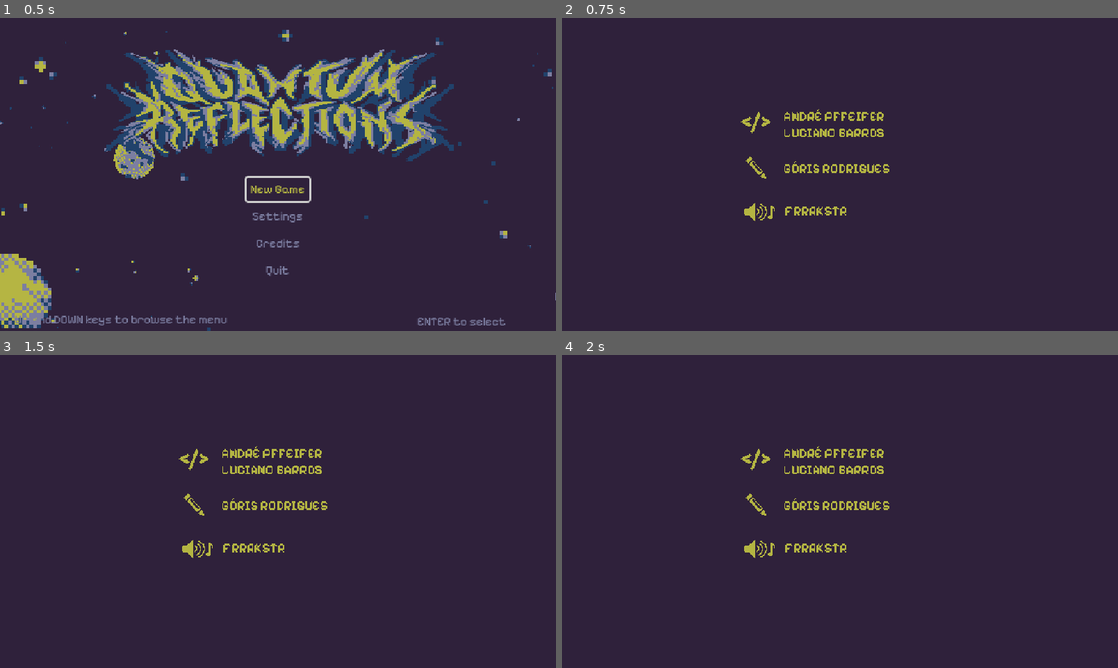
Above: before the commit, frames 1-4 (two rows, left to right).
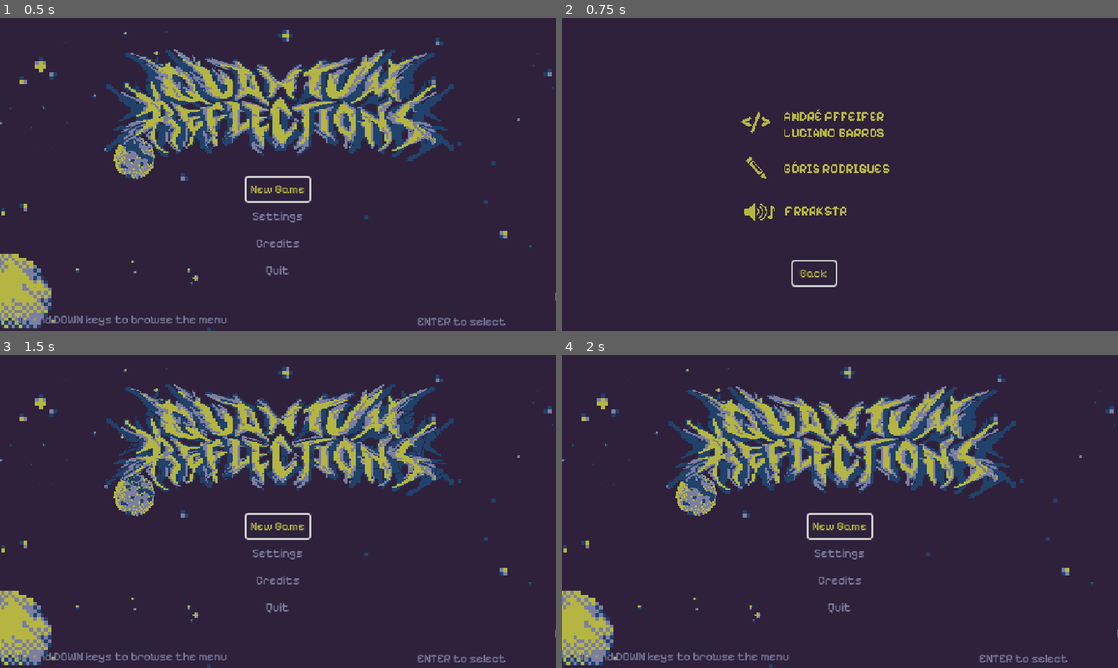
Above: after the commit, the same moments.

Repository: iparosds/Quantum-Reflections
Game: Godot game, scene res://scenes/menu.tscn
Two runs of this game, one before a commit and one after it. Both use one fixed random seed, a clock stepped at 60 frames per second and the inputs below.
Inputs (mouse positions are in pixels of both pictures, inside the frame that each line leads up to):
- Up to frame 1 (0.5 s): no input
- Up to frame 2 (0.75 s): click "Credits" at 0.5 s
- Up to frame 3 (1.5 s): click (250, 608) at 1.25 s, where only the run after the commit has a clickable "Back"
- Up to frame 4 (2 s): no input

Frame 1 is identical in both runs. In frame 2, 0.2% of the frame differs, in the area x 41-50%, y 77-86%; in frame 3, 18%; in frame 4, 18%, in the area x 0-100%, y 3-100%.

Commit message:
ajeitando creditos

Diff:
--- /dev/null
+++ b/scenes/creditos.gd
@@ -0,0 +1,13 @@
+extends Node2D
+
+@onready var back = $Back as Button
+
+func _ready():
+	back.grab_focus()
+
+func _on_back_pressed() -> void:
+	$select_sound.play()
+	get_tree().change_scene_to_file("res://scenes/menu.tscn")
+
+func _on_back_mouse_entered() -> void:
+	$down_sound.play()
--- a/scenes/creditos.tscn
+++ b/scenes/creditos.tscn
@@ -1,9 +1,14 @@
-[gd_scene load_steps=2 format=3 uid="uid://1xxwiwv6mkli"]
+[gd_scene load_steps=6 format=3 uid="uid://1xxwiwv6mkli"]
 
+[ext_resource type="Script" path="res://scenes/creditos.gd" id="1_72of5"]
 [ext_resource type="Texture2D" uid="uid://krnpsv5q7w60" path="res://assets/sprites/creditos2.png" id="1_ltvou"]
+[ext_resource type="FontFile" uid="uid://d3qxk71omhsy" path="res://assets/font/PixelifySans-VariableFont_wght.ttf" id="3_kuonx"]
+[ext_resource type="AudioStream" uid="uid://bnr2bup87a15w" path="res://assets/sounds/MENU SOUND - SELECT.wav" id="4_0k3em"]
+[ext_resource type="AudioStream" uid="uid://ttsymx30w523" path="res://assets/sounds/MENU SOUND - DOWN.wav" id="5_biifp"]
 
 [node name="Creditos" type="Node2D"]
 position = Vector2(515, 264)
+script = ExtResource("1_72of5")
 
 [node name="MarginContainer" type="MarginContainer" parent="."]
 anchors_preset = 15
@@ -22,3 +27,28 @@
 [node name="Sprite2D" type="Sprite2D" parent="MarginContainer/VBoxContainer"]
 position = Vector2(-253, -111)
 texture = ExtResource("1_ltvou")
+
+[node name="Back" type="Button" parent="."]
+anchors_preset = -1
+offset_left = -276.0
+offset_top = -12.0
+offset_right = -232.0
+offset_bottom = 12.0
+grow_horizontal = 2
+grow_vertical = 2
+theme_override_colors/font_hover_color = Color(0.705882, 0.709804, 0.258824, 1)
+theme_override_colors/font_focus_color = Color(0.705882, 0.709804, 0.258824, 1)
+theme_override_colors/font_color = Color(0.486275, 0.494118, 0.631373, 1)
+theme_override_fonts/font = ExtResource("3_kuonx")
+theme_override_font_sizes/font_size = 12
+text = "Back"
+flat = true
+
+[node name="select_sound" type="AudioStreamPlayer" parent="."]
+stream = ExtResource("4_0k3em")
+
+[node name="down_sound" type="AudioStreamPlayer" parent="."]
+stream = ExtResource("5_biifp")
+
+[connection signal="mouse_entered" from="Back" to="." method="_on_back_mouse_entered"]
+[connection signal="pressed" from="Back" to="." method="_on_back_pressed"]
--- a/scenes/pause_menu.tscn
+++ b/scenes/pause_menu.tscn
@@ -6,6 +6,33 @@
 [sub_resource type="ShaderMaterial" id="ShaderMaterial_htex5"]
 shader = ExtResource("2_wqncs")
 shader_parameter/lod = 0.0
+
+[sub_resource type="Animation" id="Animation_6flnu"]
+length = 0.001
+tracks/0/type = "value"
+tracks/0/imported = false
+tracks/0/enabled = true
+tracks/0/path = NodePath("ColorRect:material:shader_parameter/lod")
+tracks/0/interp = 1
+tracks/0/loop_wrap = true
+tracks/0/keys = {
+"times": PackedFloat32Array(0),
+"transitions": PackedFloat32Array(1),
+"update": 0,
+"values": [0.0]
+}
+tracks/1/type = "value"
+tracks/1/imported = false
+tracks/1/enabled = true
+tracks/1/path = NodePath(".:modulate")
+tracks/1/interp = 1
+tracks/1/loop_wrap = true
+tracks/1/keys = {
+"times": PackedFloat32Array(0),
+"transitions": PackedFloat32Array(1),
+"update": 0,
+"values": [Color(1, 1, 1, 0)]
+}
 
 [sub_resource type="Animation" id="Animation_8ymmb"]
 resource_name = "blur"
@@ -33,33 +60,6 @@
 "transitions": PackedFloat32Array(1, 1),
 "update": 0,
 "values": [Color(1, 1, 1, 0), Color(1, 1, 1, 1)]
-}
-
-[sub_resource type="Animation" id="Animation_6flnu"]
-length = 0.001
-tracks/0/type = "value"
-tracks/0/imported = false
-tracks/0/enabled = true
-tracks/0/path = NodePath("ColorRect:material:shader_parameter/lod")
-tracks/0/interp = 1
-tracks/0/loop_wrap = true
-tracks/0/keys = {
-"times": PackedFloat32Array(0),
-"transitions": PackedFloat32Array(1),
-"update": 0,
-"values": [0.0]
-}
-tracks/1/type = "value"
-tracks/1/imported = false
-tracks/1/enabled = true
-tracks/1/path = NodePath(".:modulate")
-tracks/1/interp = 1
-tracks/1/loop_wrap = true
-tracks/1/keys = {
-"times": PackedFloat32Array(0),
-"transitions": PackedFloat32Array(1),
-"update": 0,
-"values": [Color(1, 1, 1, 0)]
 }
 
 [sub_resource type="AnimationLibrary" id="AnimationLibrary_hjivf"]
